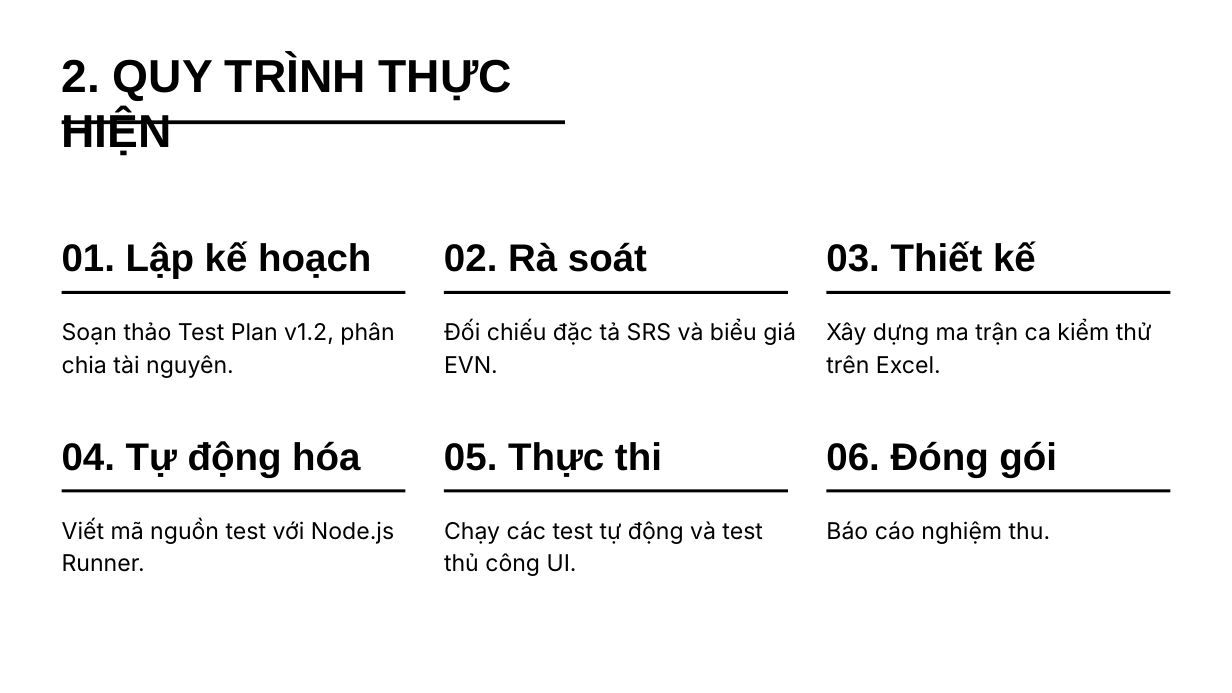
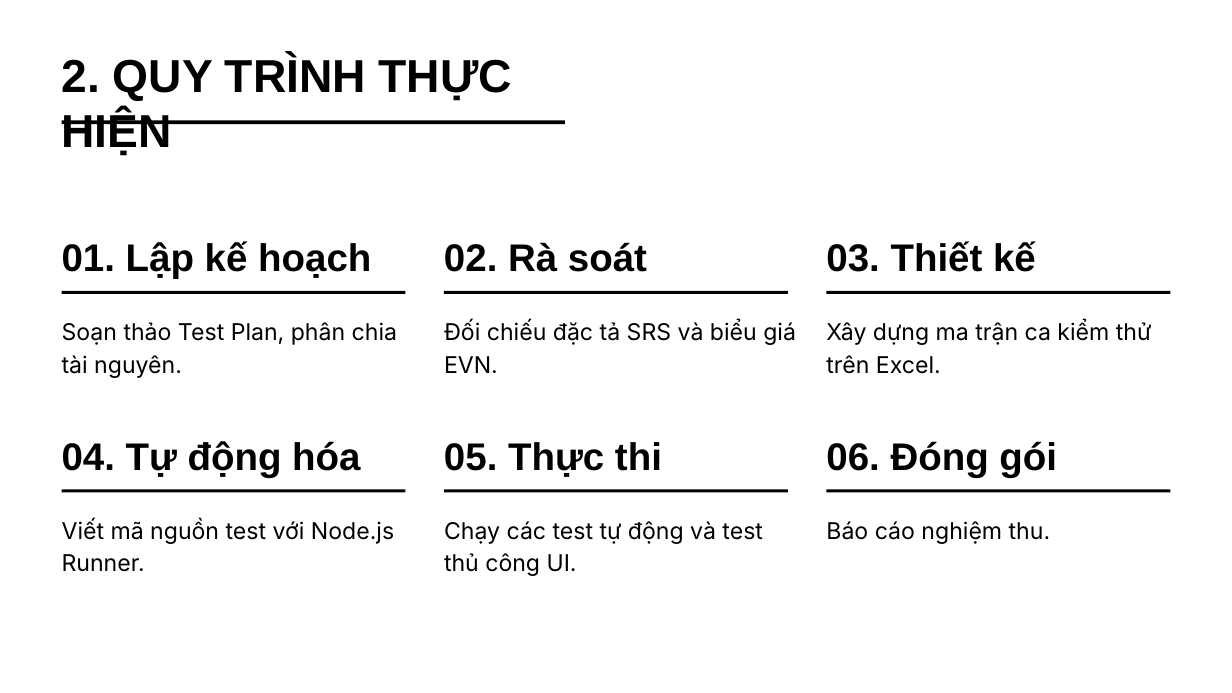
Before and after one commit to anhphap0201/TK, a slide deck: slide 3 of docs/Kiểm thử Hệ thống EVN (2).pptx. Drawn at 1232x693 pixels with LibreOffice and Linux fonts; fonts in the diff are those of the drawing. Boxes give left, top, right and bottom in pixels: in the first picture for what was removed or moved away, otherwise in the second. Text is boxed around its words. In the diff, an @@ line names an element or a change of style, - is before the commit and + after.

```diff
--- a/docs/Kiểm thử Hệ thống EVN (2).pptx
+++ b/docs/Kiểm thử Hệ thống EVN (2).pptx
@@ text at (62, 322, 397, 378): text changed @@
-Soạn thảo Test Plan v1.2, phân chia tài nguyên.
+Soạn thảo Test Plan, phân chia tài nguyên.
```
Also in this commit, not shown: 13 other files.
